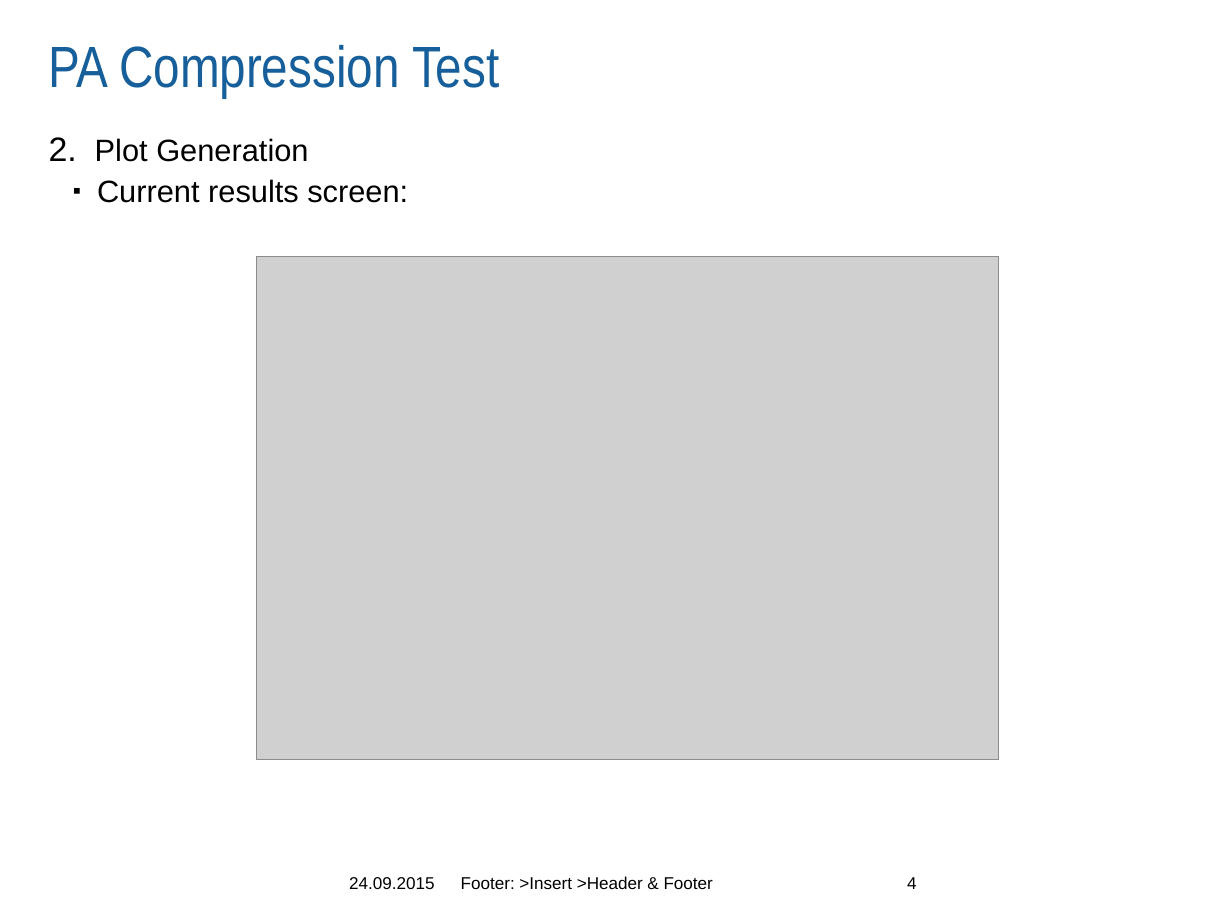
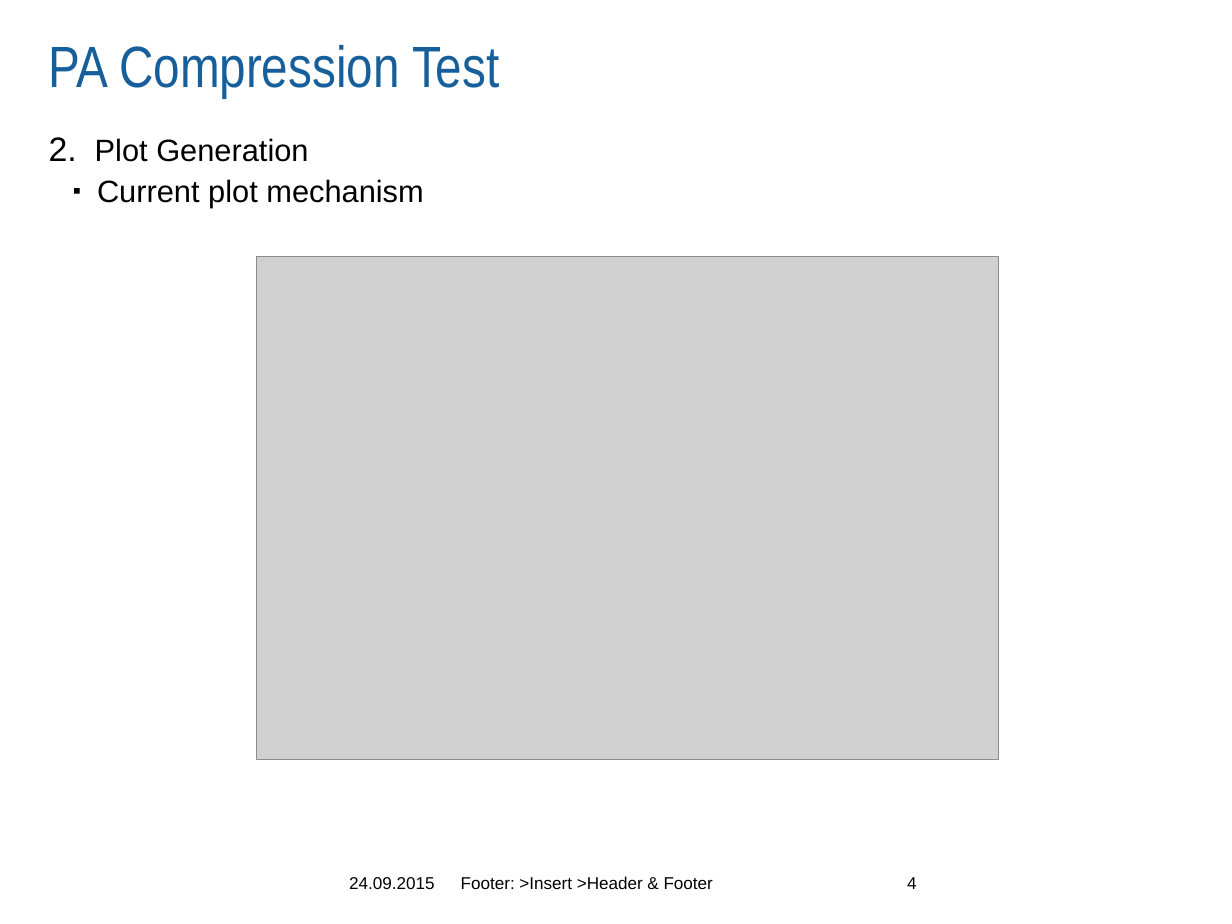
Before and after one commit to Terrabits/PACompressionTest, a slide deck: slide 4 of Screenshots/v2.0 Prototype/MA-COM PA Compression Test Software.pptx. Drawn at 1232x924 pixels with LibreOffice and Linux fonts; fonts in the diff are those of the drawing; grey boxes stand for pictures; background and template pictures are left out. Boxes give left, top, right and bottom in pixels: in the first picture for what was removed or moved away, otherwise in the second. Text is boxed around its words. In the diff, an @@ line names an element or a change of style, - is before the commit and + after.

```diff
--- a/Screenshots/v2.0 Prototype/MA-COM PA Compression Test Software.pptx
+++ b/Screenshots/v2.0 Prototype/MA-COM PA Compression Test Software.pptx
@@ text at [97, 179, 423, 208]: text changed @@
-  ▪ Current results screen:
+  ▪ Current plot mechanism
```
Also in this commit, not shown: 4 other slides changed, 3 slides added, 2 other files.
